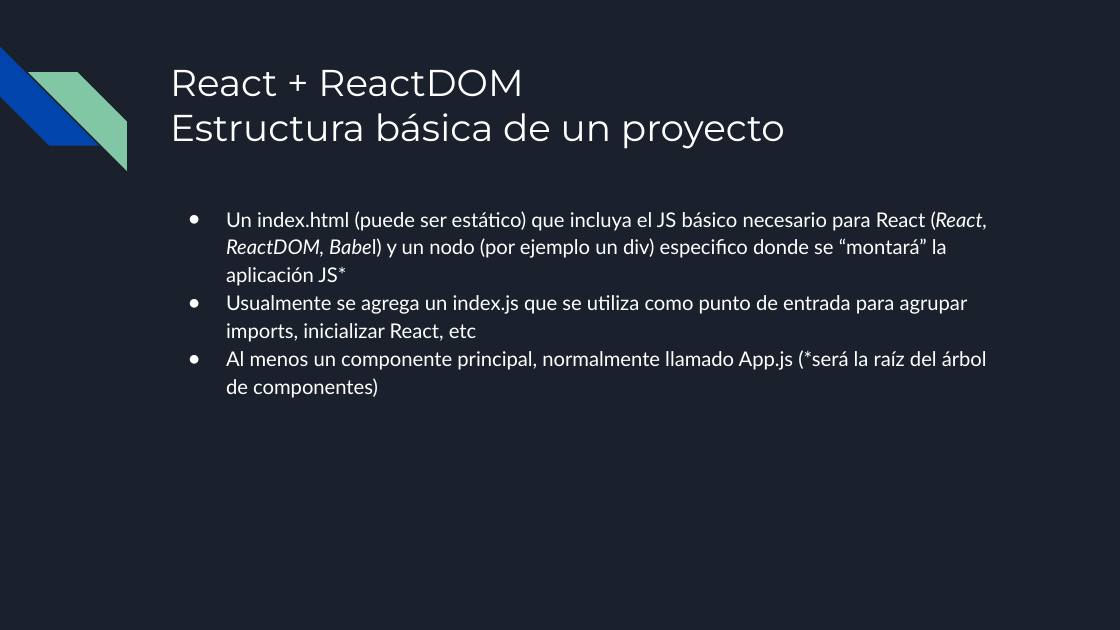
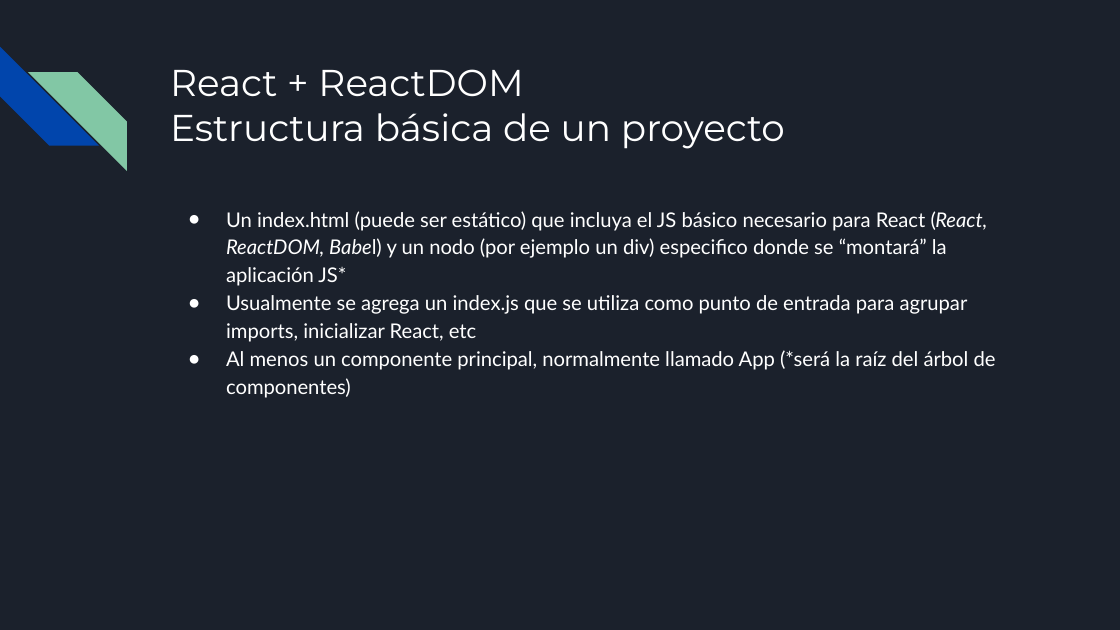
Before and after one commit to francisco-pinchentti/react-basics, a slide deck: slide 8 of docs/React I.odp. Drawn at 1120x630 pixels with LibreOffice and Linux fonts; fonts in the diff are those of the drawing. Boxes give left, top, right and bottom in pixels: in the first picture for what was removed or moved away, otherwise in the second. Text is boxed around its words. In the diff, an @@ line names an element or a change of style, - is before the commit and + after.

```diff
--- a/docs/React I.odp
+++ b/docs/React I.odp
@@ text at box(226, 350, 996, 398): text changed @@
-● Al menos un componente principal, normalmente llamado App.js (*será la raíz del árbol de componentes)
+● Al menos un componente principal, normalmente llamado App (*será la raíz del árbol de componentes)
```
Also in this commit, not shown: 5 other slides changed, 5 slides added, 1 slide removed, 10 other files.
